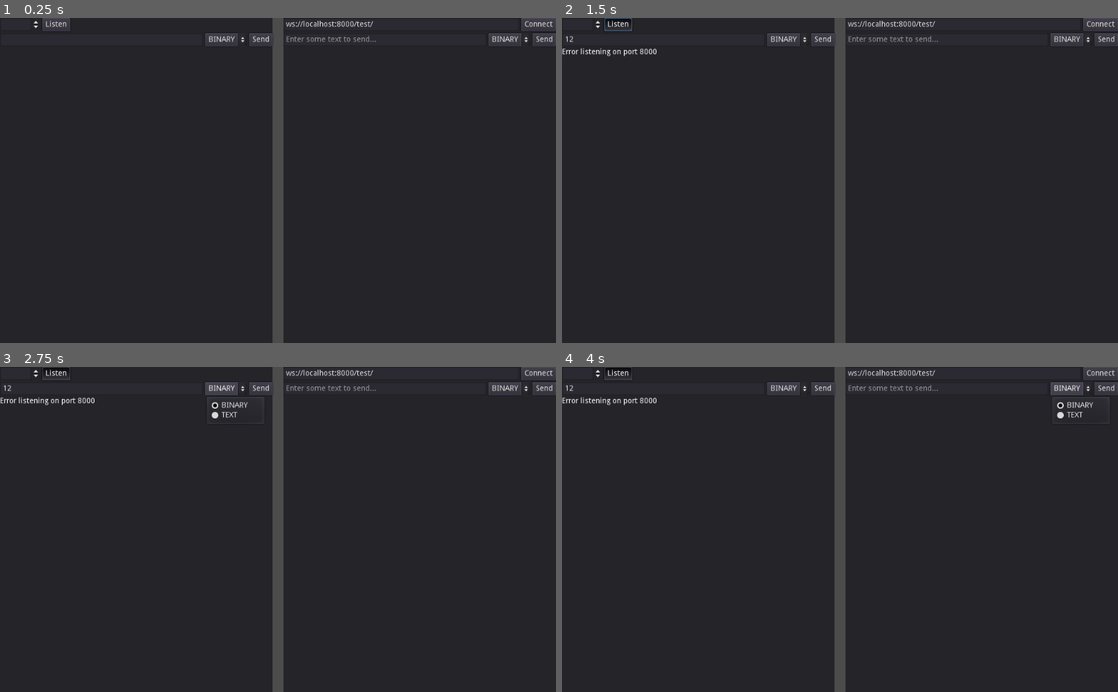
Above: before the commit, frames 1-4 (two rows, left to right).
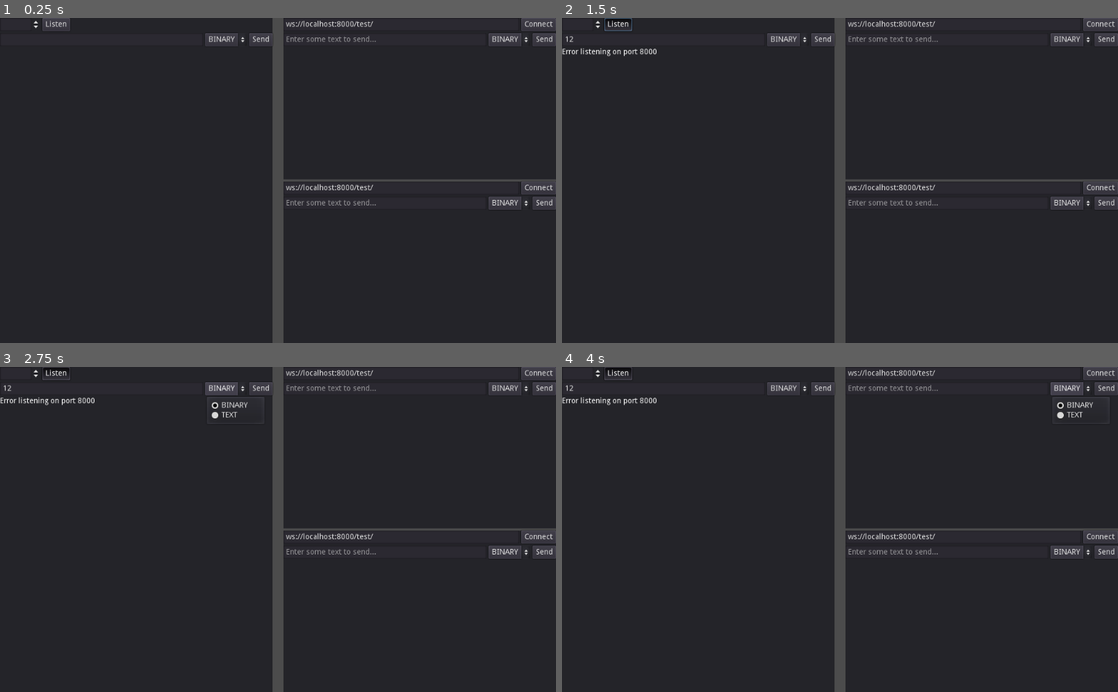
Above: after the commit, the same moments.

Repository: LudiDorici/godot-websocket
Game: Godot game, scene res://combo/combo.tscn
The game is run twice, just before and just after one commit, with the same random seed, the same clock (stepped at 60 frames per second) and the same inputs.
Inputs (mouse positions are in pixels of both pictures, inside the frame that each line leads up to):
- Up to frame 1 (0.25 s): no input
- Up to frame 2 (1.5 s): click (662, 40) at 0.52 s; type "12" at 0.6 s; click "Listen" at 1.25 s
- Up to frame 3 (2.75 s): click "BINARY" at 2 s
- Up to frame 4 (4 s): click "Send" at 2.75 s; click "BINARY" at 3.5 s

The runs differ from the first frame. In frame 1, 1.0% of the frame differs, in the area x 51-100%, y 49-59%; in frame 2, 1.0%; in frame 3, 1.0%; in frame 4, 1.0%.
Error in both runs: Invalid call. Nonexistent function 'is_connected_to_host' in base 'WebSocketClient'. (res://client/client.gd:29)

Commit message:
Show two clients in combo

Diff:
--- a/lws_demo/combo/combo.tscn
+++ b/lws_demo/combo/combo.tscn
@@ -40,12 +40,40 @@
 size_flags_horizontal = 3
 _sections_unfolded = [ "Size Flags" ]
 
-[node name="Client" parent="Box" instance=ExtResource( 2 )]
+[node name="VBoxContainer" type="VBoxContainer" parent="Box"]
 
+anchor_left = 0.0
+anchor_top = 0.0
 anchor_right = 0.0
 anchor_bottom = 0.0
 margin_left = 522.0
 margin_right = 1024.0
 margin_bottom = 600.0
+rect_pivot_offset = Vector2( 0, 0 )
+rect_clip_content = false
+mouse_filter = 1
 size_flags_horizontal = 3
+size_flags_vertical = 1
+alignment = 0
+_sections_unfolded = [ "Size Flags" ]
+
+[node name="Client" parent="Box/VBoxContainer" instance=ExtResource( 2 )]
+
+anchor_right = 0.0
+anchor_bottom = 0.0
+margin_right = 502.0
+margin_bottom = 298.0
+size_flags_horizontal = 3
+size_flags_vertical = 3
 _sections_unfolded = [ "Size Flags", "Visibility" ]
+
+[node name="Client2" parent="Box/VBoxContainer" instance=ExtResource( 2 )]
+
+anchor_right = 0.0
+anchor_bottom = 0.0
+margin_top = 302.0
+margin_right = 502.0
+margin_bottom = 600.0
+size_flags_horizontal = 3
+size_flags_vertical = 3
+_sections_unfolded = [ "Size Flags", "Visibility" ]
